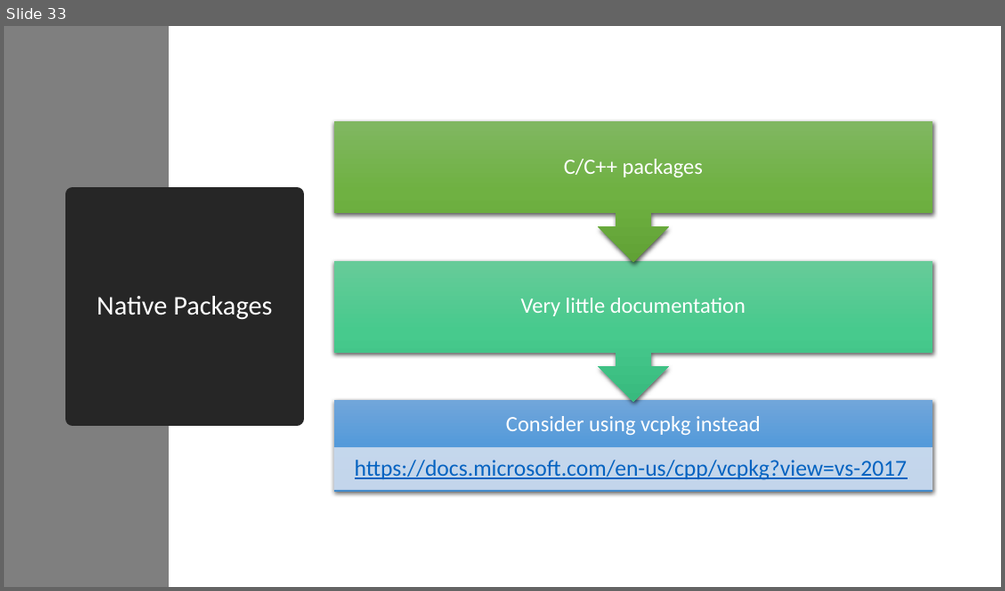
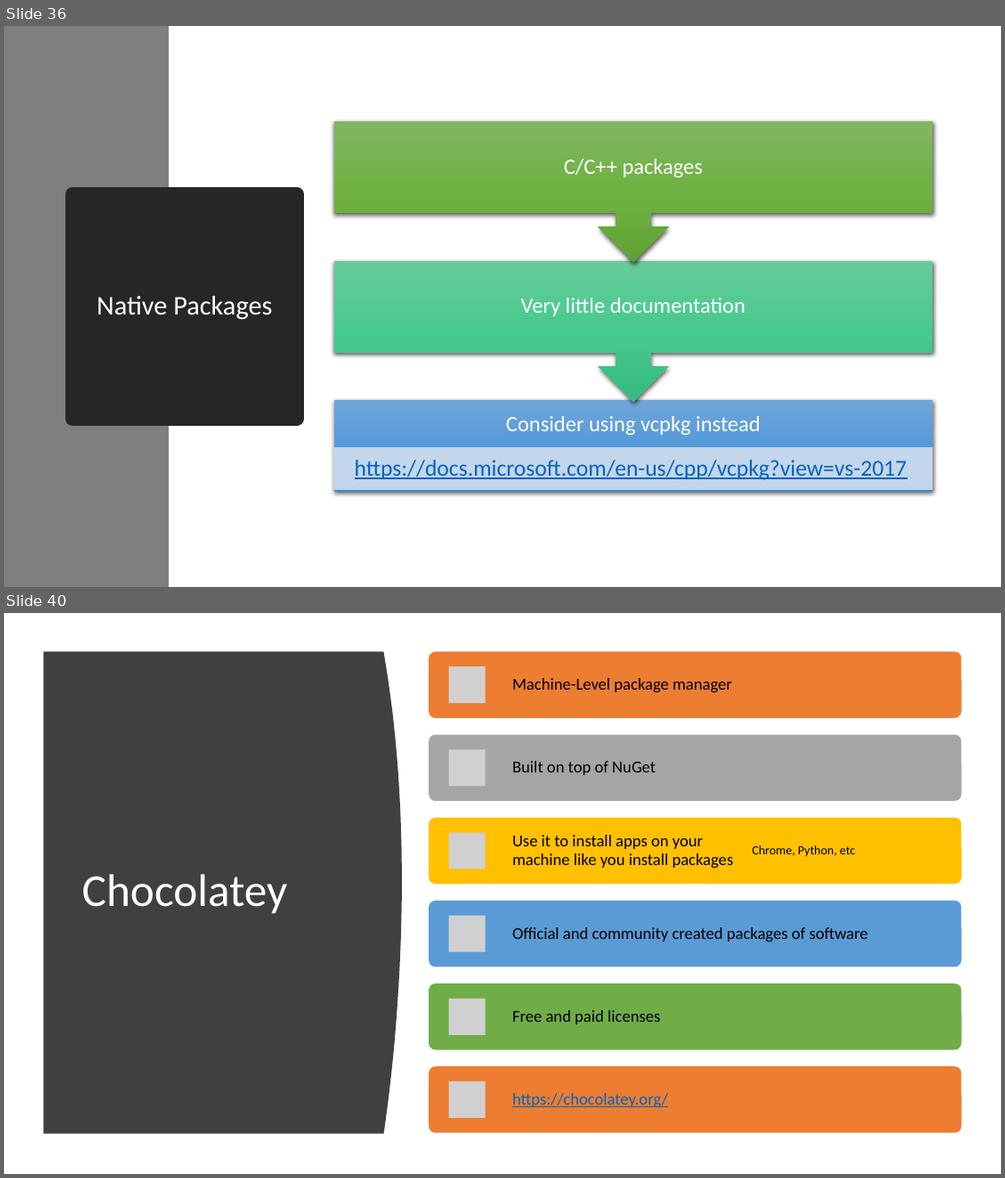
Before and after one commit to ProgrammerAL/Presentations-2019, a slide deck: 01-10 - ONETUG - Working with NuGet Packages/Presentation.pptx. Shown one above the other, each under a label of ours: slide 33 before the commit, slides 36 and 40 after it; the slides between them are not shown. The pictures are 1005x591 and 1005x1178 pixels, drawn with LibreOffice and Linux fonts; fonts in the diff are those of the drawing; grey boxes stand for pictures. Boxes give left, top, right and bottom in pixels: in the first picture for what was removed or moved away, otherwise in the second. Text is boxed around its words. In the diff, an @@ line names an element or a change of style, - is before the commit and + after.

```diff
--- a/01-10 - ONETUG - Working with NuGet Packages/Presentation.pptx
+++ b/01-10 - ONETUG - Working with NuGet Packages/Presentation.pptx
@@ slide 40 added at (x1=4, y1=613, x2=1001, y2=1174), background #FFFFFF @@
@@ freeform shape added at (x1=44, y1=652, x2=402, y2=1134), fill #404040 @@
@@ title added at (x1=82, y1=874, x2=288, y2=914), 44 pt, text #FFFFFF @@
+Chocolatey
@@ group added at (x1=429, y1=652, x2=961, y2=1133): 7 texts, 6 rounded rectangles, 6 pictures @@
+Machine-Level package manager
+Built on top of NuGet
+Use it to install apps on your machine like you install packages
+Chrome, Python, etc
+Official and community created packages of software
+Free and paid licenses
+https://chocolatey.org/
@@ what was slide 33 is now slide 36 @@
```
Also in this commit, not shown: 10 slides changed, 8 other slides added, 3 slides removed.
